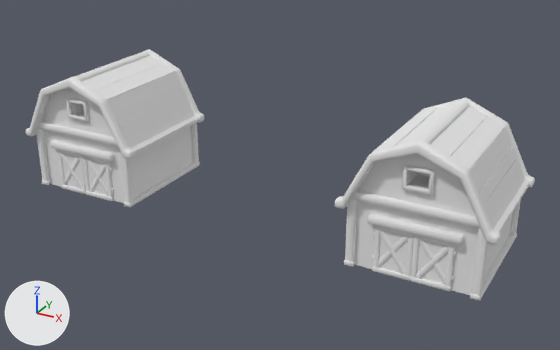
Before and after pictures for a commit that changed the OBJ model MiniFarm/Models/house.obj.
Before and after are seen from a 50 mm camera at (19.9, -19.0, 19.4) aimed at (1.2, 15.0, 2.4). Every picture has the same lights, and +X, +Y and +Z are marked at lower left. Where no turn or scale is listed for an object, it has been applied to the vertices.

Objects in the first picture: 'Farm_House_Barn_01', 'Farm_House_Barn_01.001', 'House_Farm_Barn_01_Door_A', 'House_Farm_Barn_01_Door_A.001', 'House_Farm_Barn_01_Door_B', 'House_Farm_Barn_01_Door_B.001'.
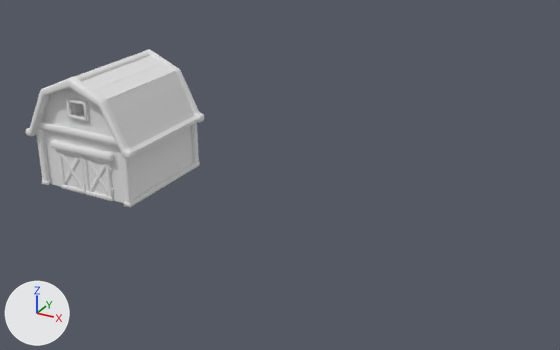
The newer file is also turned or shifted as a whole; pictures and numbers use the older file's frame.

What changed in the scene script:
```text
Remove ob_farm_house_barn_01_001:
    ob_farm_house_barn_01_001 = bpy.data.objects.new('Farm_House_Barn_01.001', me_farm_house_barn_01_001)
    ob_farm_house_barn_01_001.location = (0.0, 0.0, 0.0)
Remove ob_house_farm_barn_01_door_a_001:
    ob_house_farm_barn_01_door_a_001 = bpy.data.objects.new('House_Farm_Barn_01_Door_A.001', me_house_farm_barn_01_door_a_001)
    ob_house_farm_barn_01_door_a_001.location = (0.0, 0.0, 0.0)
Remove ob_house_farm_barn_01_door_b_001:
    ob_house_farm_barn_01_door_b_001 = bpy.data.objects.new('House_Farm_Barn_01_Door_B.001', me_house_farm_barn_01_door_b_001)
    ob_house_farm_barn_01_door_b_001.location = (0.0, 0.0, 0.0)
```

Pixel boxes [x1, y1, x2, y2] of what changed, in the pictures (560 x 350 px):
'Farm_House_Barn_01.001', deleted
    before: [335, 98, 535, 301]
'House_Farm_Barn_01_Door_B.001', deleted
    before: [410, 234, 457, 292]
'House_Farm_Barn_01_Door_A.001', deleted
    before: [372, 225, 414, 281]
